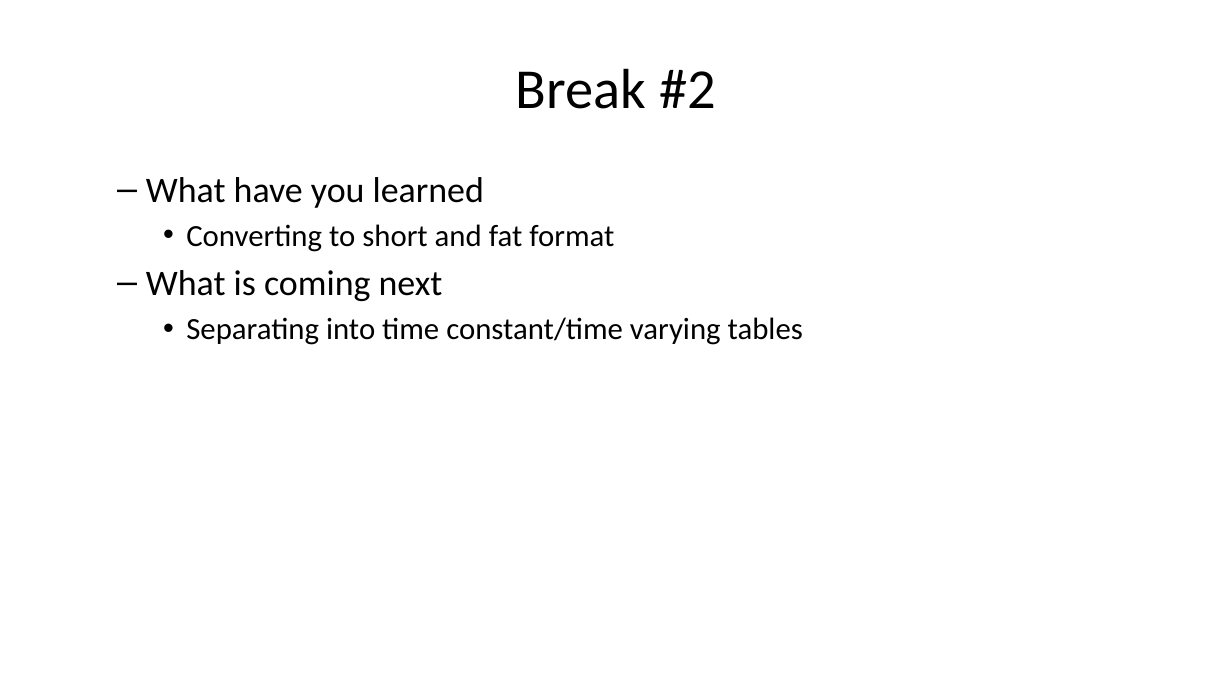
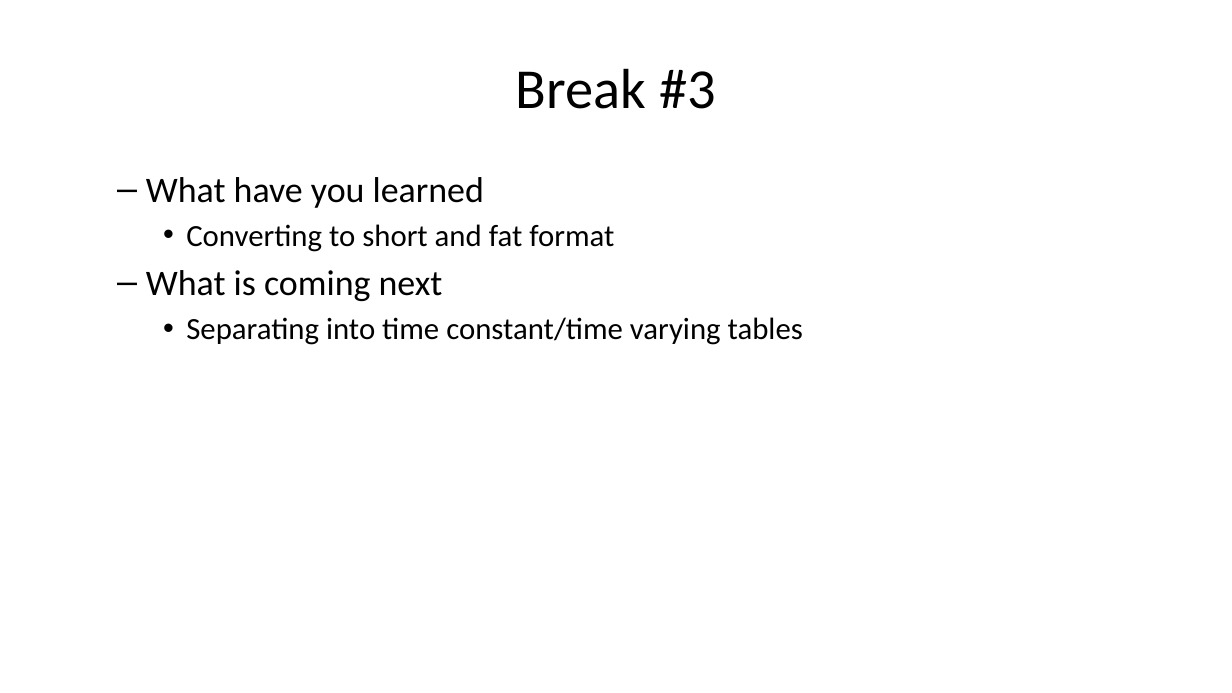
Before and after one commit to pmean/classes, a slide deck: slide 45 of introduction-to-r/results/v06-slides-and-speaker-notes.pptx. Drawn at 1232x693 pixels with LibreOffice and Linux fonts; fonts in the diff are those of the drawing. Boxes give left, top, right and bottom in pixels: in the first picture for what was removed or moved away, otherwise in the second. Text is boxed around its words. In the diff, an @@ line names an element or a change of style, - is before the commit and + after.

```diff
--- a/introduction-to-r/results/v06-slides-and-speaker-notes.pptx
+++ b/introduction-to-r/results/v06-slides-and-speaker-notes.pptx
@@ title at [516,68,716,109]: text changed @@
-Break #2
+Break #3
```
Also in this commit, not shown: 4 other slides changed, 2 other files.
